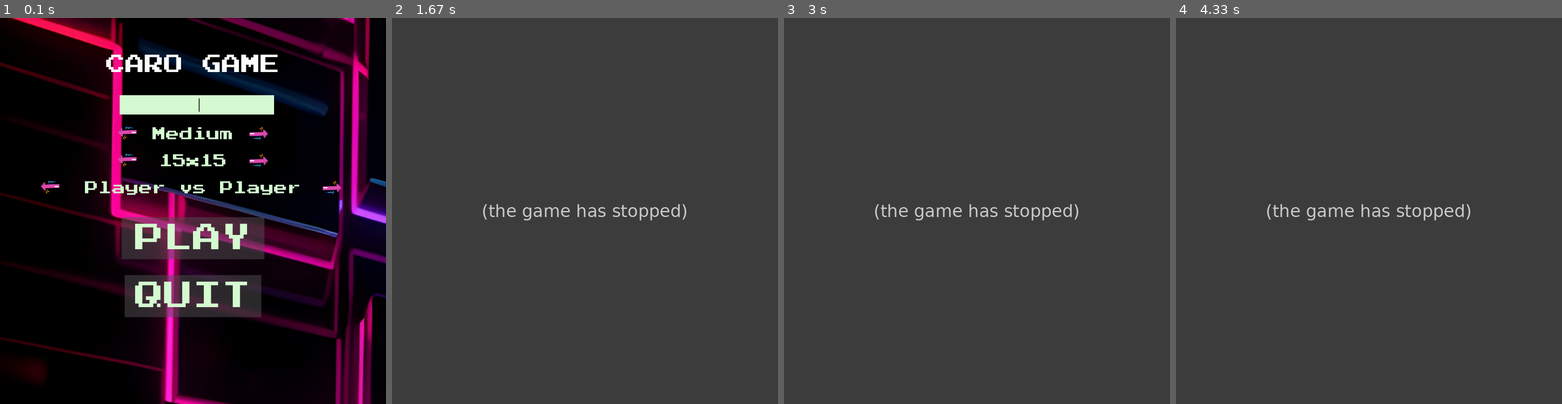
Above: before the commit, frames 1-4 (left to right).
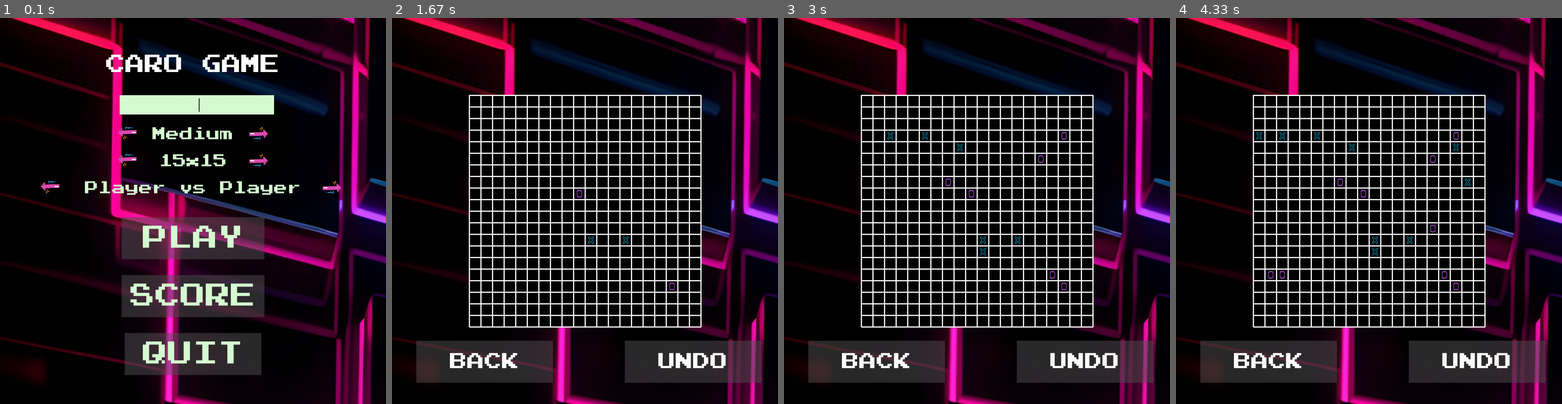
Above: after the commit, the same moments.

Repository: HuyHoang04/Caro-pygame
Game: pygame game, started from Game/Play/game.py
The game is run twice, just before and just after one commit, with the same random seed, the same clock (stepped at 60 frames per second) and the same inputs.
Inputs (mouse positions are in pixels of both pictures, inside the frame that each line leads up to):
- Up to frame 1 (0.1 s): no input
- Up to frame 2 (1.67 s): click (569, 226) at 0.38 s; click (585, 238) at 0.72 s; click "UNDO" at 1.05 s; click (631, 245) at 1.38 s
- Up to frame 3 (3 s): click (884, 133) at 1.72 s; click (980, 253) at 2.05 s; click (965, 145) at 2.38 s; click (922, 129) at 2.72 s
- Up to frame 4 (4.33 s): click (1469, 176) at 3.05 s; click (1450, 141) at 3.88 s; click (1257, 137) at 4.22 s

The runs differ from the first frame. In frame 1, 6.1% of the frame differs, in the area x 31-69%, y 53-93%; in frame 2, 94%, in the area x 0-100%, y 0-100%; in frame 3, 94%; in frame 4, 94%.
Error before the commit: NameError: name 'undo_move' is not defined (algorithm.py line 751); the game stopped at 1.05 s (later frames are placeholders)

Commit message:
Update display_winner, Update Leaderboard

Diff:
--- a/Game/Play/algorithm.py
+++ b/Game/Play/game.py
@@ -3,6 +3,7 @@
 import random
 import math
 from button import Button
+from leaderboard import save_score, load_leaderboard
 
 # Constants
 SCREEN_SIZE = 1000
@@ -520,6 +521,95 @@
         return True
     return False
 
+def display_winner_screen(winner):
+    global player_name
+    if winner == 1:
+        save_score(player_name, "Lose")
+    else:
+        save_score(player_name, "Win")
+
+    while True:
+        screen.blit(BG, (0, 0))
+        WINNER_TEXT = get_font(75).render(f"{winner} Wins!", True, "White")
+        WINNER_RECT = WINNER_TEXT.get_rect(center=(SCREEN_SIZE//2, 300))
+        REPLAY_BUTTON = Button(image=pygame.image.load("assets/Quit Rect.png"), pos=(240, 500),
+                               text_input="Replay", font=get_font(45), base_color="#d7fcd4", hovering_color="White")
+        BACK_BUTTON = Button(image=pygame.image.load("assets/Quit Rect.png"), pos=(780, 500),
+                             text_input="BACK", font=get_font(45), base_color="#d7fcd4", hovering_color="White")
+        SCORE_BUTTON = Button(image=pygame.image.load("assets/Quit Rect.png"), pos=(SCREEN_SIZE//2, 660),
+                              text_input="Score", font=get_font(45), base_color="#d7fcd4", hovering_color="White")
+        screen.blit(WINNER_TEXT, WINNER_RECT)
+
+        for button in [REPLAY_BUTTON, BACK_BUTTON, SCORE_BUTTON]:
+            button.changeColor(pygame.mouse.get_pos())
+            button.update(screen)
+
+        for event in pygame.event.get():
+            if event.type == pygame.QUIT:
+                pygame.quit()
+                sys.exit()
+            if event.type == pygame.MOUSEBUTTONDOWN:
+                if REPLAY_BUTTON.checkForInput(pygame.mouse.get_pos()):
+                    play()
+                if BACK_BUTTON.checkForInput(pygame.mouse.get_pos()):
+
+                    main_menu()
+                if SCORE_BUTTON.checkForInput(pygame.mouse.get_pos()):
+
+                    display_leaderboard()
+        pygame.display.update()
+
+def display_leaderboard():
+    leaderboard = load_leaderboard()
+    current_page = 0
+    items_per_page = 10  # Giới hạn 10 mục trên mỗi trang
+
+    while True:
+        screen.blit(BG, (0, 0))
+        TITLE_TEXT = get_font(65).render("LEADERBOARD", True, "White")
+        TITLE_RECT = TITLE_TEXT.get_rect(center=(SCREEN_SIZE//2, 100))
+        screen.blit(TITLE_TEXT, TITLE_RECT)
+        start_index = current_page * items_per_page
+        end_index = start_index + items_per_page
+        for index, entry in enumerate(leaderboard[start_index:end_index], start=start_index + 1):
+            name_text = get_font(35).render(f"{index}. {entry[0]} - {entry[1]}", True, "White")
+            name_rect = name_text.get_rect(center=(SCREEN_SIZE//2, 150 + (index - start_index) * 50))
+            screen.blit(name_text, name_rect)
+
+        PREV_BUTTON = Button(image=pygame.image.load("assets/Quit Rect.png"), pos=(300, 880),
+                             text_input="Pre", font=get_font(45), base_color="#d7fcd4", hovering_color="White")
+        PREV_BUTTON.changeColor(pygame.mouse.get_pos())
+        PREV_BUTTON.update(screen)
+
+        NEXT_BUTTON =  Button(image=pygame.image.load("assets/Quit Rect.png"), pos=(710, 880),
+                             text_input="Next", font=get_font(45), base_color="#d7fcd4", hovering_color="White")
+        NEXT_BUTTON.changeColor(pygame.mouse.get_pos())
+        NEXT_BUTTON.update(screen)
+        BACK_BUTTON = Button(image=pygame.image.load("assets/Quit Rect.png"), pos=(SCREEN_SIZE//2, 750),
+                             text_input="BACK", font=get_font(45), base_color="#d7fcd4", hovering_color="White")
+        BACK_BUTTON.changeColor(pygame.mouse.get_pos())
+        BACK_BUTTON.update(screen)
+
+
+        for event in pygame.event.get():
+            if event.type == pygame.QUIT:
+
+                pygame.quit()
+                sys.exit()
+
+            if event.type == pygame.MOUSEBUTTONDOWN:
+                if PREV_BUTTON.checkForInput(pygame.mouse.get_pos()) and current_page > 0:
+
+                    current_page -= 1
+                if NEXT_BUTTON.checkForInput(pygame.mouse.get_pos()) and (current_page + 1) * items_per_page < len(leaderboard):
+
+                    current_page += 1
+                if BACK_BUTTON.checkForInput(pygame.mouse.get_pos()):
+
+                    return
+
+        pygame.display.update()
+
 def initialize_game():
     return 1
 
@@ -529,6 +619,7 @@
 
 
 def handle_player_turn(board, player):
+    global player_name
     # Lấy tọa độ chuột khi người chơi click
     x, y = pygame.mouse.get_pos()
 
@@ -558,19 +649,13 @@
 
         # Sau khi vẽ quân cờ, kiểm tra xem có ai thắng không và vẽ đường thắng
         if check_winner(board, x, y, player, GRID_SIZE):
-            print(f"Player {player} wins!")
+            display_winner_screen(player_name)
             pygame.time.wait(2000)  # Đợi 2 giây trước khi thoát
             sys.exit()
                 # Chuyển lượt cho người chơi khác
         return 3 - player  # Nếu player == 1 thì trả về 2, nếu player == 2 thì trả về 1
 
     return player  # Nếu ô đã có quân cờ thì không thay đổi lượt
-
-
-
-
-
-
 
 
 
@@ -623,10 +708,13 @@
         MENU_RECT = MENU_TEXT.get_rect(center=(SCREEN_SIZE//2, 120))
 
         PLAY_BUTTON = Button(image=pygame.image.load("assets/Play Rect.png"), pos=(SCREEN_SIZE//2, 570),
-                             text_input="PLAY", font=get_font(75), base_color="#d7fcd4", hovering_color="White")
-
-        QUIT_BUTTON = Button(image=pygame.image.load("assets/Quit Rect.png"), pos=(SCREEN_SIZE//2, 720),
-                             text_input="QUIT", font=get_font(75), base_color="#d7fcd4", hovering_color="White")
+                             text_input="PLAY", font=get_font(65), base_color="#d7fcd4", hovering_color="White")
+
+        SCORE = Button(image=pygame.image.load("assets/Play Rect.png"), pos=(SCREEN_SIZE//2, 720),
+                             text_input="SCORE", font=get_font(65), base_color="#d7fcd4", hovering_color="White")
+
+        QUIT_BUTTON = Button(image=pygame.image.load("assets/Quit Rect.png"), pos=(SCREEN_SIZE//2, 870),
+                             text_input="QUIT", font=get_font(65), base_color="#d7fcd4", hovering_color="White")
 
         LEFT_ARROW_LEVEL = Button(image=pygame.image.load("assets/arrow-left2.png"), pos=(330, 300),
                                   text_input="", font=get_font(75), base_color="White", hovering_color="Green")
@@ -662,7 +750,7 @@
         screen.blit(SIZE_TEXT, SIZE_RECT)
         screen.blit(MODE_TEXT, MODE_RECT)
 
-        for button in [PLAY_BUTTON, QUIT_BUTTON, LEFT_ARROW_LEVEL, RIGHT_ARROW_LEVEL, LEFT_ARROW_SIZE, RIGHT_ARROW_SIZE, LEFT_ARROW_MODE, RIGHT_ARROW_MODE]:
+        for button in [PLAY_BUTTON, SCORE, QUIT_BUTTON, LEFT_ARROW_LEVEL, RIGHT_ARROW_LEVEL, LEFT_ARROW_SIZE, RIGHT_ARROW_SIZE, LEFT_ARROW_MODE, RIGHT_ARROW_MODE]:
             button.changeColor(MENU_MOUSE_POS)
             button.update(screen)
 
@@ -680,6 +768,8 @@
             if event.type == pygame.MOUSEBUTTONDOWN:
                 if PLAY_BUTTON.checkForInput(MENU_MOUSE_POS):
                     play()
+                if SCORE.checkForInput(MENU_MOUSE_POS):
+                    display_leaderboard()
                 if QUIT_BUTTON.checkForInput(MENU_MOUSE_POS):
                     pygame.quit()
                     sys.exit()
@@ -714,20 +804,21 @@
 
 
 
+
 def play():
+    global player_name
     player = initialize_game()
-    running = True
 
     # Tạo các nút BACK và UNDO, đặt vị trí bên dưới bàn cờ
     PLAY_BACK = Button(image=pygame.image.load("assets/Quit Rect.png"), pos=(240, 890), text_input="BACK", font=get_font(45), base_color="White", hovering_color="Red")
     UNDO_BUTTON = Button(image=pygame.image.load("assets/Quit Rect.png"), pos=(780, 890), text_input="UNDO", font=get_font(45), base_color="White", hovering_color="Red")
 
-    while running:
+    while True:
         # Lấy vị trí chuột
         PLAY_MOUSE_POS = pygame.mouse.get_pos()
 
         # Làm sạch màn hình và vẽ lại bàn cờ
-        screen.fill((0, 0, 0))  # Màu nền (có thể thay đổi thành màu khác nếu cần)
+        screen.fill((0, 2, 0))  # Màu nền (có thể thay đổi thành màu khác nếu cần)
         update_screen(screen, board, GRID_SIZE, CELL_SIZE)
 
         # Vẽ các nút (Back và Undo) chỉ khi chúng cần thay đổi
@@ -757,9 +848,10 @@
                         player = handle_ai_turn(board, GRID_SIZE, AI_DIFFICULTY)  # Lượt của AI
 
         # Chỉ gọi pygame.display.flip() sau khi tất cả đã vẽ xong
-        pygame.display.flip()  # Cập nhật màn hình
-
-
+        pygame.display.update()  # Cập nhật màn hình
+
+def undo_move():
+    """Gọi hàm undo_move để quay lại lượt chơi trước đó."""
 
 def main():
     """Khởi động game từ menu chính."""
--- a/Game/Play/leaderboard.csv
+++ b/Game/Play/leaderboard.csv
@@ -22,3 +22,6 @@
 11,Win
 11,Win
 11,Win
+Danh,Win
+Danh1,Win
+Danh1,Win
